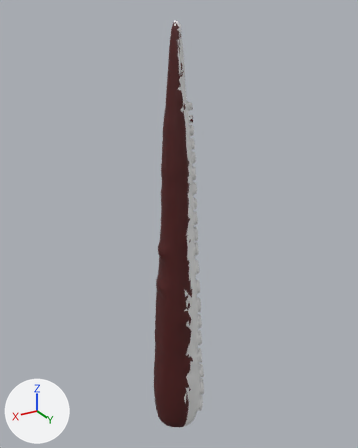
The Blender file Assets/Models/Tentacle.blend: old version first, new version second.
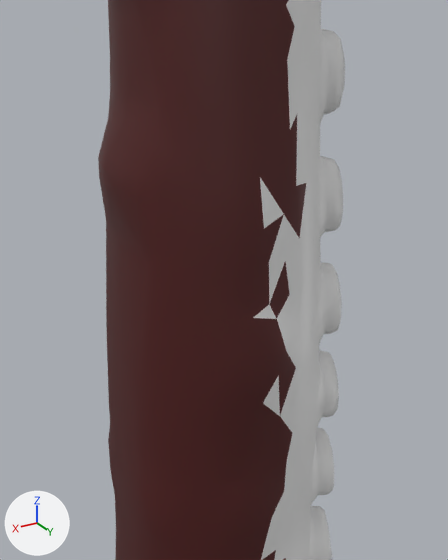
Old and new are each drawn whole from a camera (50 mm lens) standing at (2.123, 3.61, 4.029) and looking at (-0.076, -0.055, 2.197) and again close up from a camera (50 mm lens) standing at (0.534, 0.958, 1.879) and looking at (0.08, 0.203, 1.502). Lighting does not change. The marker at lower left points along +X, +Y and +Z.

Names of what the first close-up shows: 'Tentacle'.
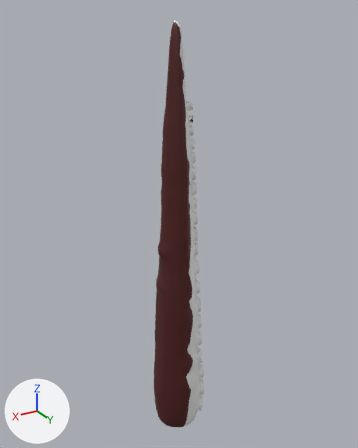
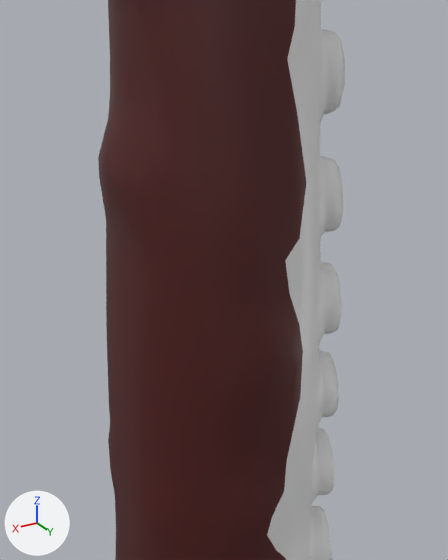
What differs and where, as boxes (x1, y1, x2, y2) in the close-ups (448 x 560 px; the box of a moved part takes in the faces that stretch with it):
part 1 of me_beziercurve, moved or reshaped
    both: (260, 107, 299, 262)
part 2 of me_beziercurve, recoloured
    both: (253, 0, 306, 560)

Edits to the bpy script that builds the scene:
```text
Change me_beziercurve:
    used by ob_tentacle; location = (-0.002, 0.023, 0.0); rotation_euler = (0.0, -1.571, 0.0), in degrees (0, -90, 0)
    remove me_beziercurve.from_pydata(...)  # 4504 vertices, 8324 faces; spans x -0.01..3.96, y -0.24..0.25, z -0.24..0.29
    add me_beziercurve.from_pydata(...)  # 4503 vertices, 8322 faces; spans x -0.01..3.96, y -0.24..0.25, z -0.24..0.29
    me_beziercurve part 1
    1 vertex is removed from x 1.6, y 0.19, z 0.02
    8 faces are deleted
    6 new faces join them, mat_tentacletopside (dark red #501918)
    me_beziercurve part 2: 210 faces spanning x -0.01..3.95, y -0.24..0.25, z -0.19..0.06 switch from mat_undersidetentacle (white #e7e7e7) to mat_tentacletopside (dark red #501918)
```
